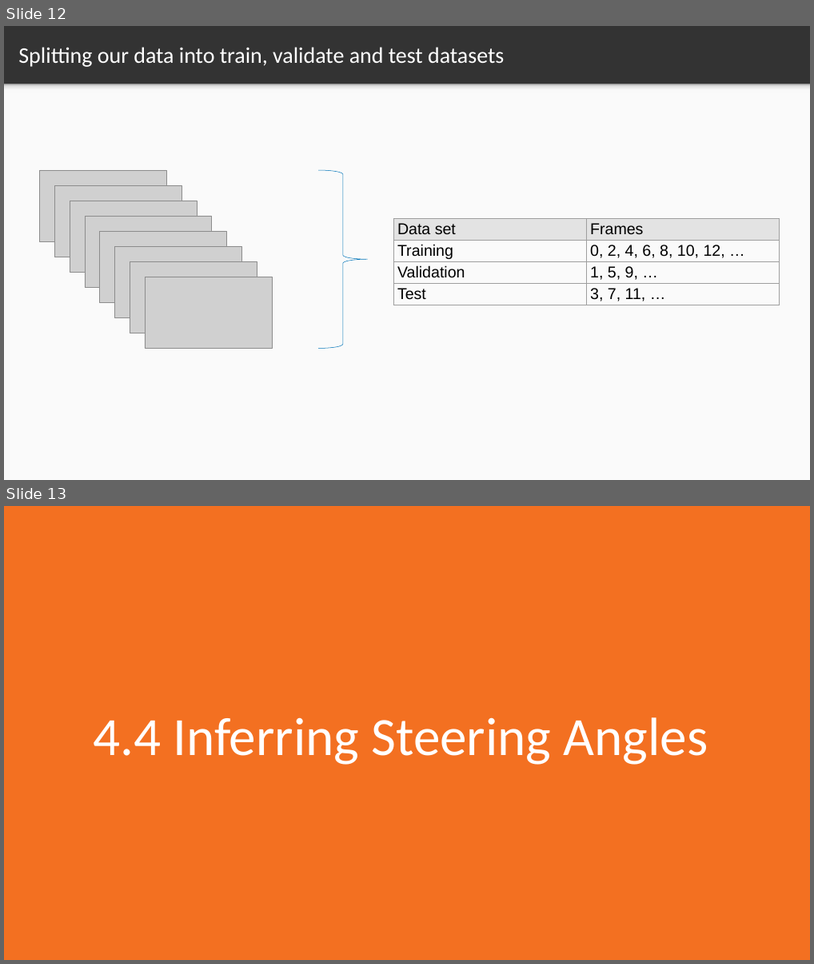
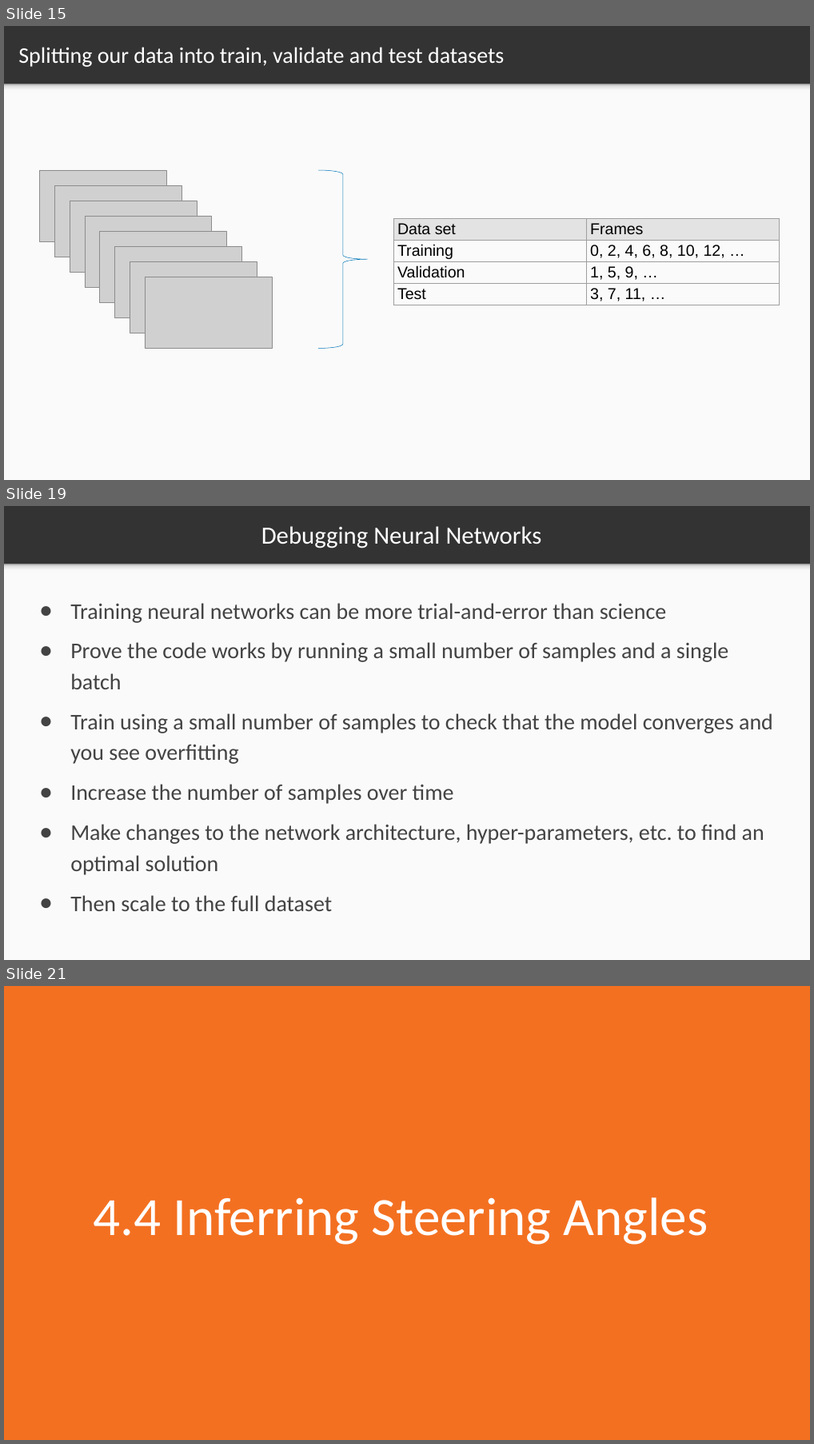
Before and after one commit to markstrefford/1.-Learning-Python-AI-by-Example, a slide deck: 4. Predicting the steering angle of a car/Slides/4.1.pptx. Shown one above the other, each under a label of ours: slides 12 and 13 before the commit, slides 15, 19 and 21 after it; the slides between them are not shown. The pictures are 814x964 and 814x1444 pixels, drawn with LibreOffice and Linux fonts; fonts in the diff are those of the drawing; grey boxes stand for pictures. Boxes give left, top, right and bottom in pixels: in the first picture for what was removed or moved away, otherwise in the second. Text is boxed around its words. In the diff, an @@ line names an element or a change of style, - is before the commit and + after.

```diff
--- a/4. Predicting the steering angle of a car/Slides/4.1.pptx
+++ b/4. Predicting the steering angle of a car/Slides/4.1.pptx
@@ slide 19 added at box(4, 506, 810, 960), background #333333; not listed: 2 template elements that a slide beside it also shows @@
@@ title added at box(262, 526, 542, 548), 44 pt, text #FFFFFF @@
+Debugging Neural Networks
@@ text added at box(70, 603, 774, 911), 40 pt, text #434343 @@
+● Training neural networks can be more trial-and-error than science
+● Prove the code works by running a small number of samples and a single batch
+● Train using a small number of samples to check that the model converges and you see overfitting
+● Increase the number of samples over time
+● Make changes to the network architecture, hyper-parameters, etc. to find an optimal solution
+● Then scale to the full dataset
@@ what was slide 12 is now slide 15 @@
@@ what was slide 13 is now slide 21 @@
```
Also in this commit, not shown: 3 slides changed, 7 other slides added.
